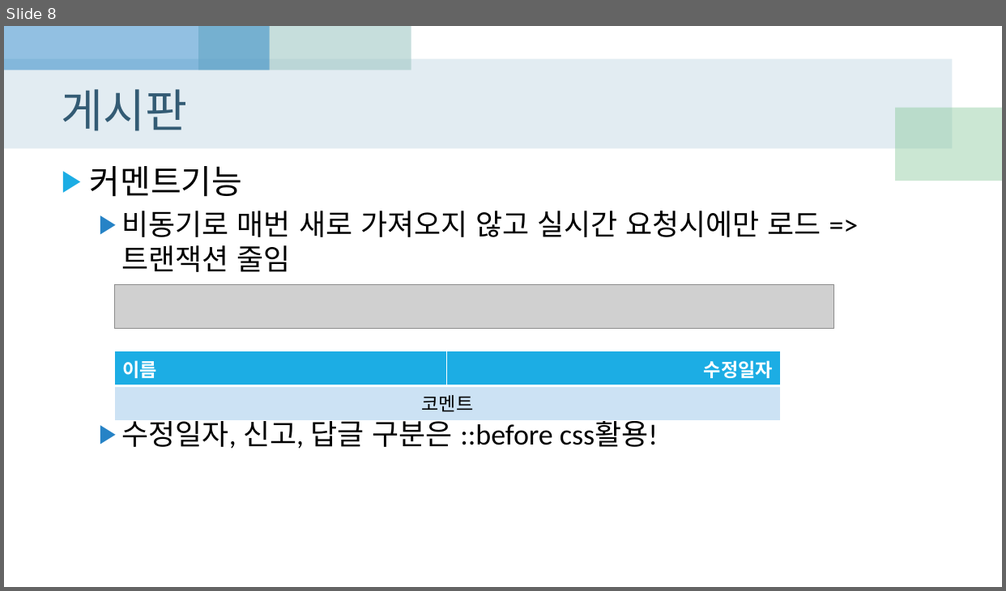
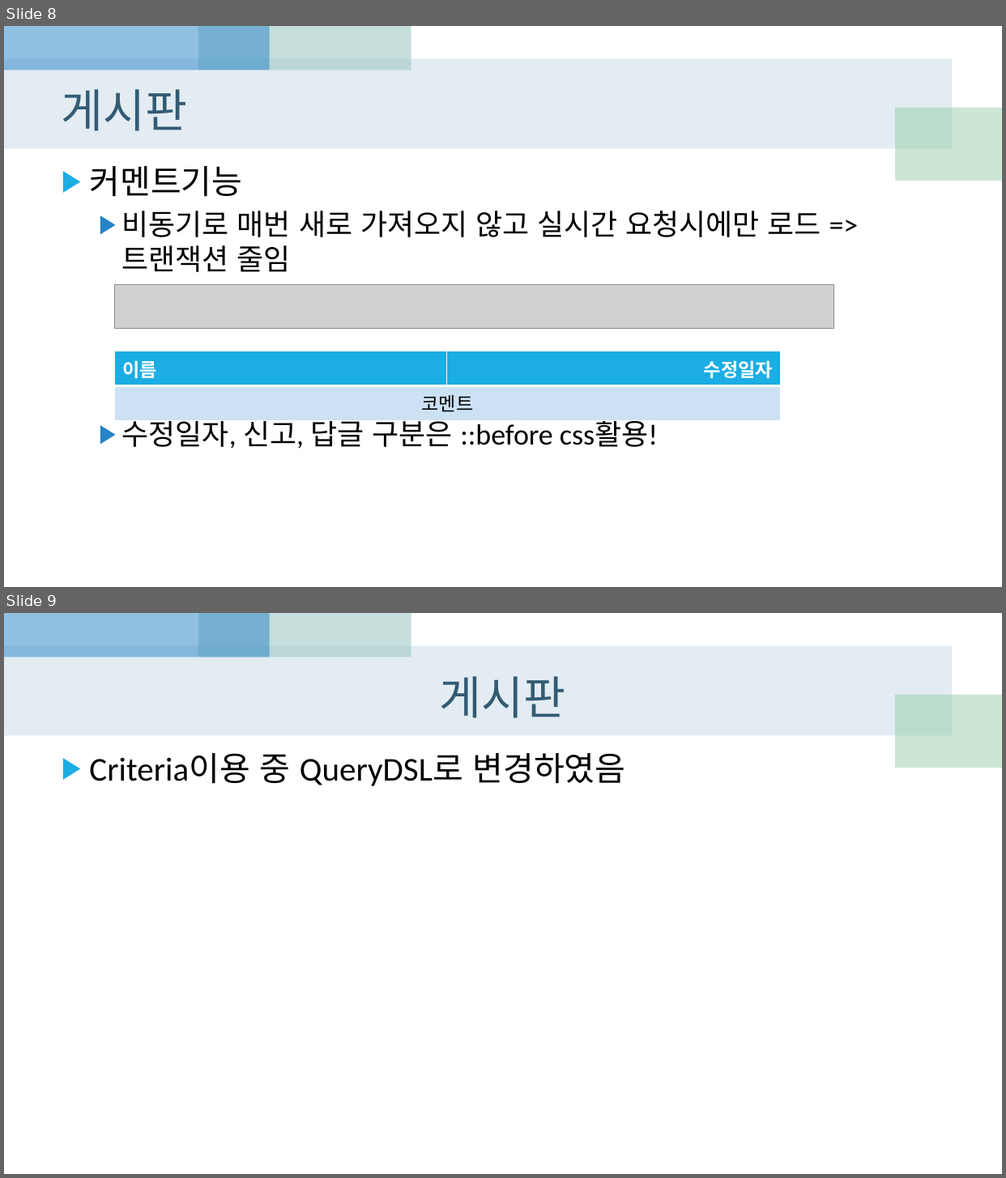
Before and after one commit to BellTigerLee/SelfHomepage, a slide deck: 홈페이지를 만들어보자.pptx. Shown one above the other, each under a label of ours: slide 8 before the commit, slides 8 and 9 after it. The pictures are 1006x591 and 1006x1178 pixels, drawn with LibreOffice and Linux fonts; fonts in the diff are those of the drawing; grey boxes stand for pictures. Boxes give left, top, right and bottom in pixels: in the first picture for what was removed or moved away, otherwise in the second. Text is boxed around its words. In the diff, an @@ line names an element or a change of style, - is before the commit and + after.

Commit message:
homepage 수정

```diff
--- a/홈페이지를 만들어보자.pptx
+++ b/홈페이지를 만들어보자.pptx
@@ slide 9 added at (x1=4, y1=613, x2=1002, y2=1174), background #FFFFFF; not listed: 4 template elements that a slide beside it also shows @@
@@ title added at (x1=440, y1=676, x2=566, y2=718), 44 pt, text #335B74 @@
+게시판
@@ text added at (x1=89, y1=753, x2=626, y2=786), 32 pt, text #000000 @@
+▶ Criteria이용 중 QueryDSL로 변경하였음
```
